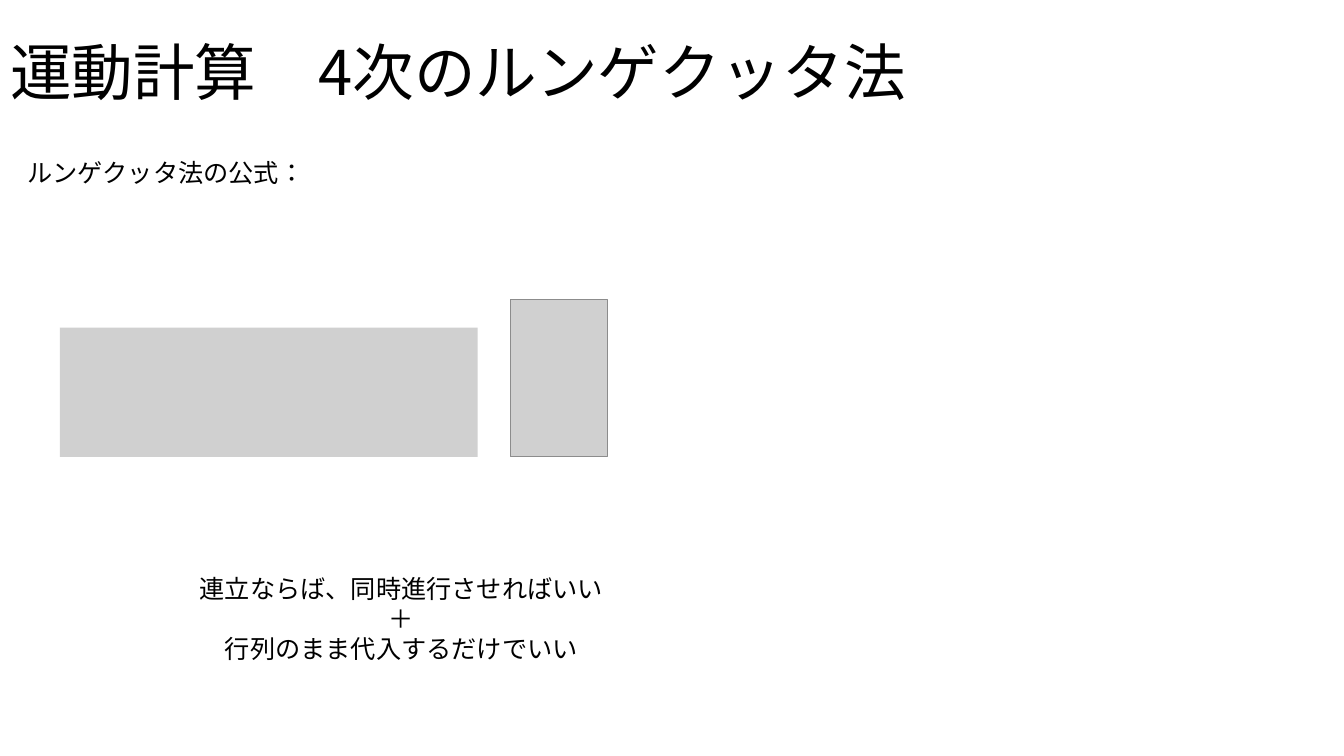
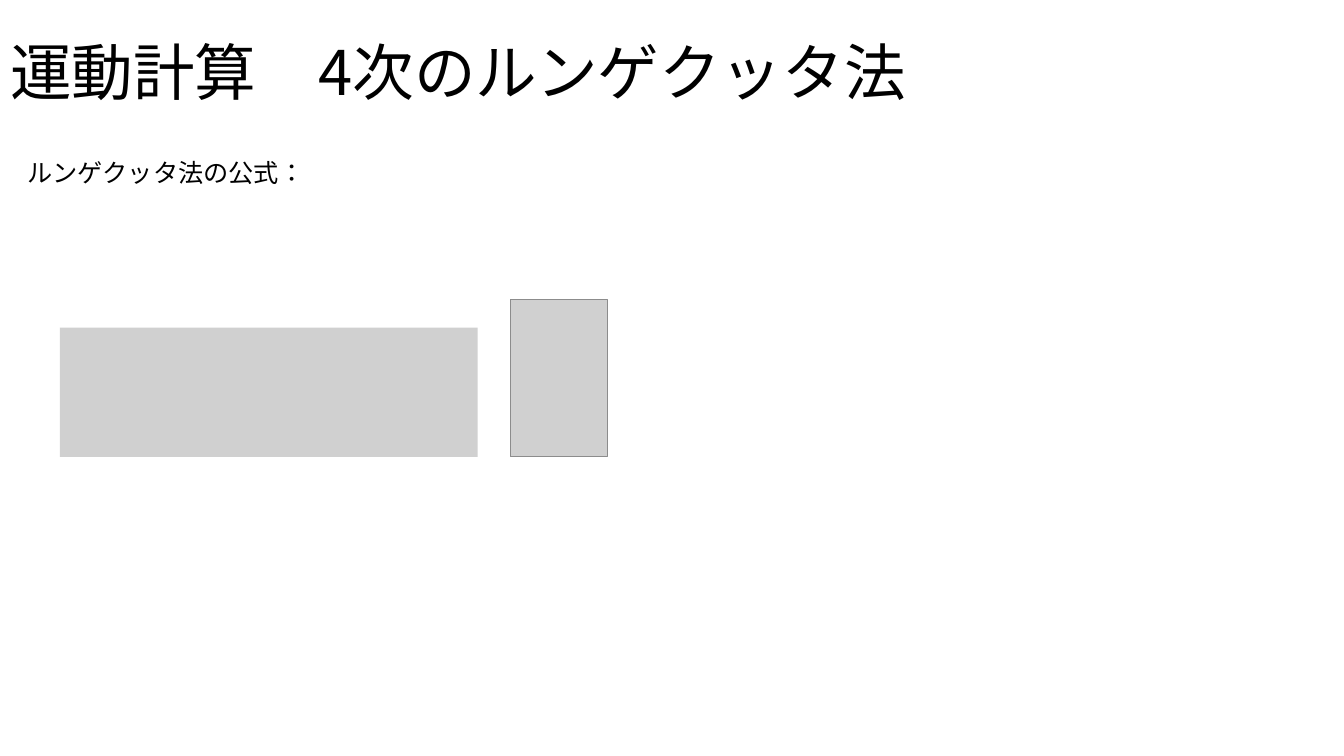
Before and after one commit to Takeuchi-yuya/Ksimulation, a slide deck: slide 8 of docs/中間発表.pptx (slide 7 before the commit). Drawn at 1344x756 pixels with LibreOffice and Linux fonts; fonts in the diff are those of the drawing; grey boxes stand for pictures. Boxes give left, top, right and bottom in pixels: in the first picture for what was removed or moved away, otherwise in the second. Text is boxed around its words. In the diff, an @@ line names an element or a change of style, - is before the commit and + after.

```diff
--- a/docs/中間発表.pptx
+++ b/docs/中間発表.pptx
@@ text removed at (200, 576, 603, 660) @@
-連立ならば、同時進行させればいい
-＋
-行列のまま代入するだけでいい
```
Also in this commit, not shown: 5 other slides changed, 4 slides added, 3 slides removed, 1 other file.
